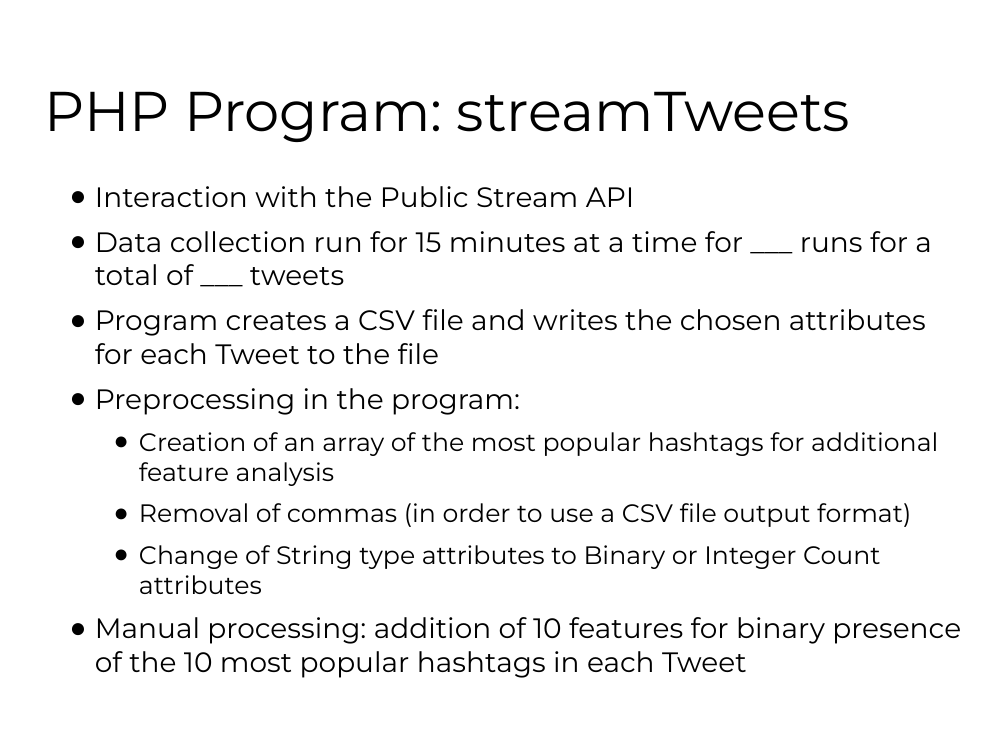
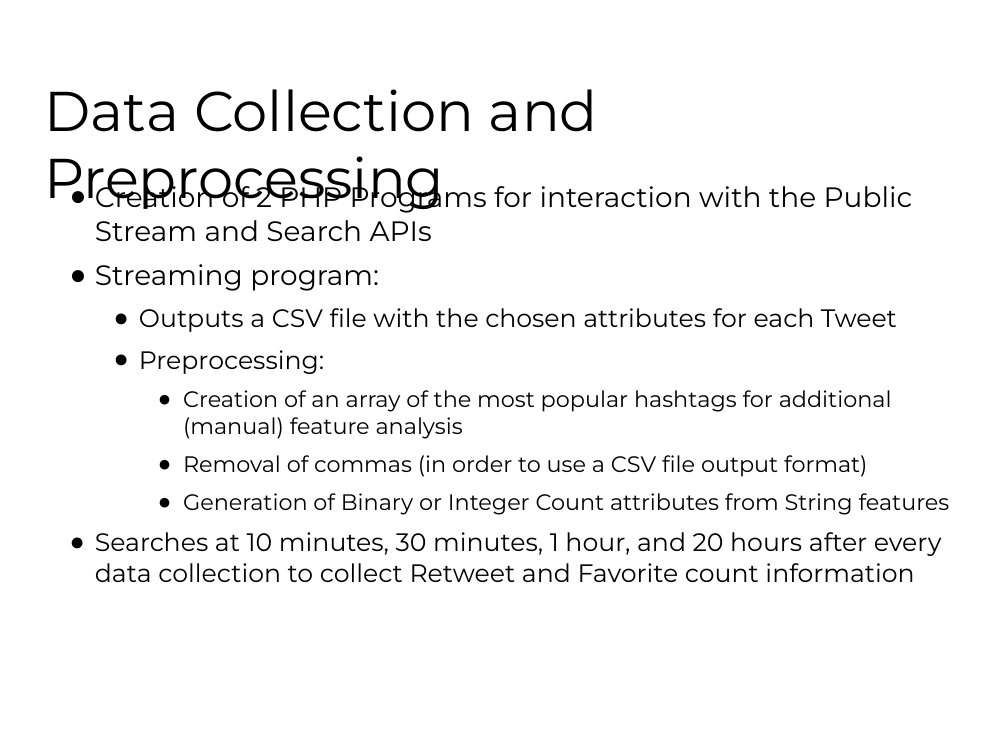
Before and after one commit to fhh23/Determining-Tweet-Popularity-via-Prediction-Methods, a slide deck: slide 3 of CSE881_Hormasji_Reiff_FinalProjectPresentation.pptx (slide 5 before the commit). Drawn at 1008x756 pixels with LibreOffice and Linux fonts; fonts in the diff are those of the drawing; background and template pictures are left out. Boxes give left, top, right and bottom in pixels: in the first picture for what was removed or moved away, otherwise in the second. Text is boxed around its words. In the diff, an @@ line names an element or a change of style, - is before the commit and + after.

```diff
--- a/CSE881_Hormasji_Reiff_FinalProjectPresentation.pptx
+++ b/CSE881_Hormasji_Reiff_FinalProjectPresentation.pptx
@@ title at (x1=44, y1=89, x2=598, y2=212): text changed @@
-PHP Program: streamTweets
+Data Collection and Preprocessing
@@ text at (x1=95, y1=179, x2=913, y2=439): text changed @@
-● Interaction with the Public Stream API
-● Data collection run for 15 minutes at a time for ___ runs for a total of ___ tweets
-● Program creates a CSV file and writes the chosen attributes for each Tweet to the file
-● Preprocessing in the program:
-  ● Creation of an array of the most popular hashtags for additional feature analysis
+● Creation of 2 PHP Programs for interaction with the Public Stream and Search APIs
+● Streaming program:
+  ● Outputs a CSV file with the chosen attributes for each Tweet
+  ● Preprocessing:
+    ● Creation of an array of the most popular hashtags for additional (manual) feature analysis
@@ text at (x1=183, y1=455, x2=867, y2=477): size 18 to 16 pt in "Removal of commas (in order to use ..."; list level 2 to 3 in "Removal of commas (in order ..." @@
@@ text at (x1=95, y1=493, x2=950, y2=582): text changed; size 20 to 18 pt @@
-  ● Change of String type attributes to Binary or Integer Count attributes
-● Manual processing: addition of 10 features for binary presence of the 10 most popular hashtags in each Tweet
+    ● Generation of Binary or Integer Count attributes from String features
+● Searches at 10 minutes, 30 minutes, 1 hour, and 20 hours after every data collection to collect Retweet and Favorite count information
```
Also in this commit, not shown: 4 other slides changed, 1 slide added, 8 slides removed.
